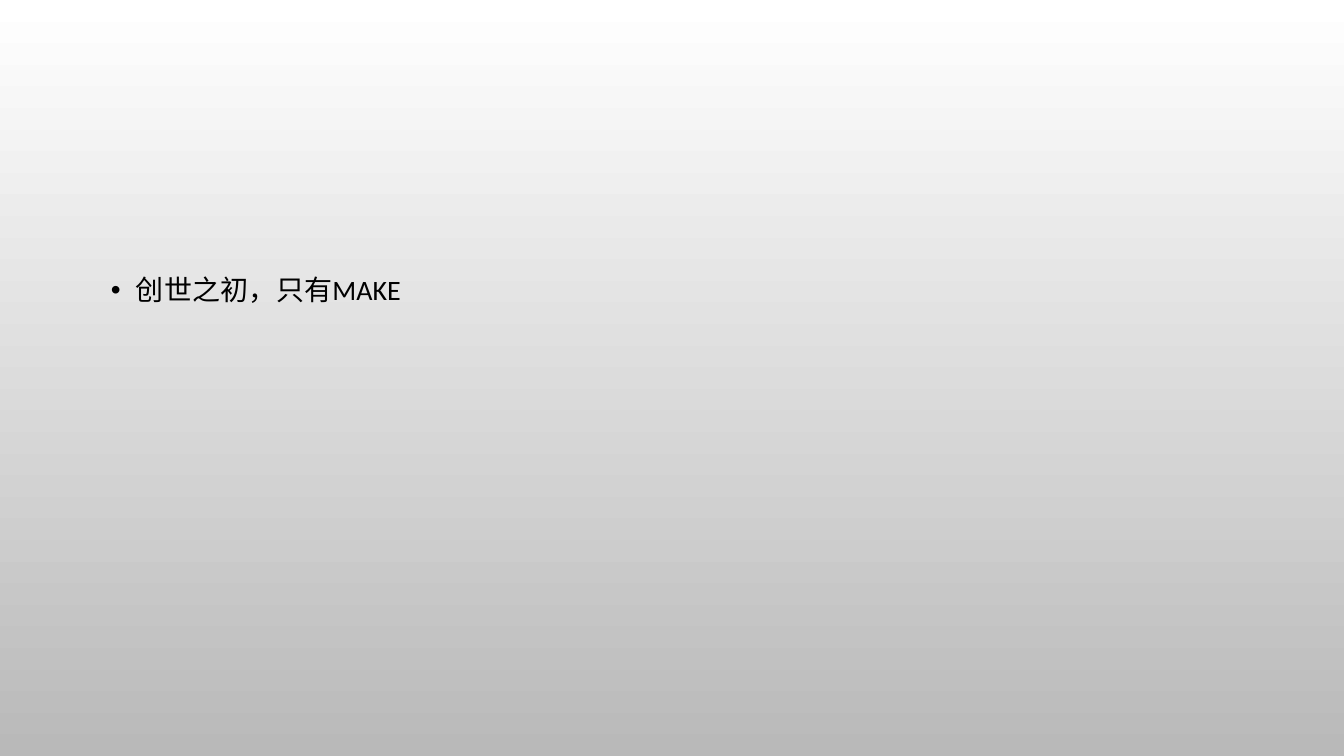
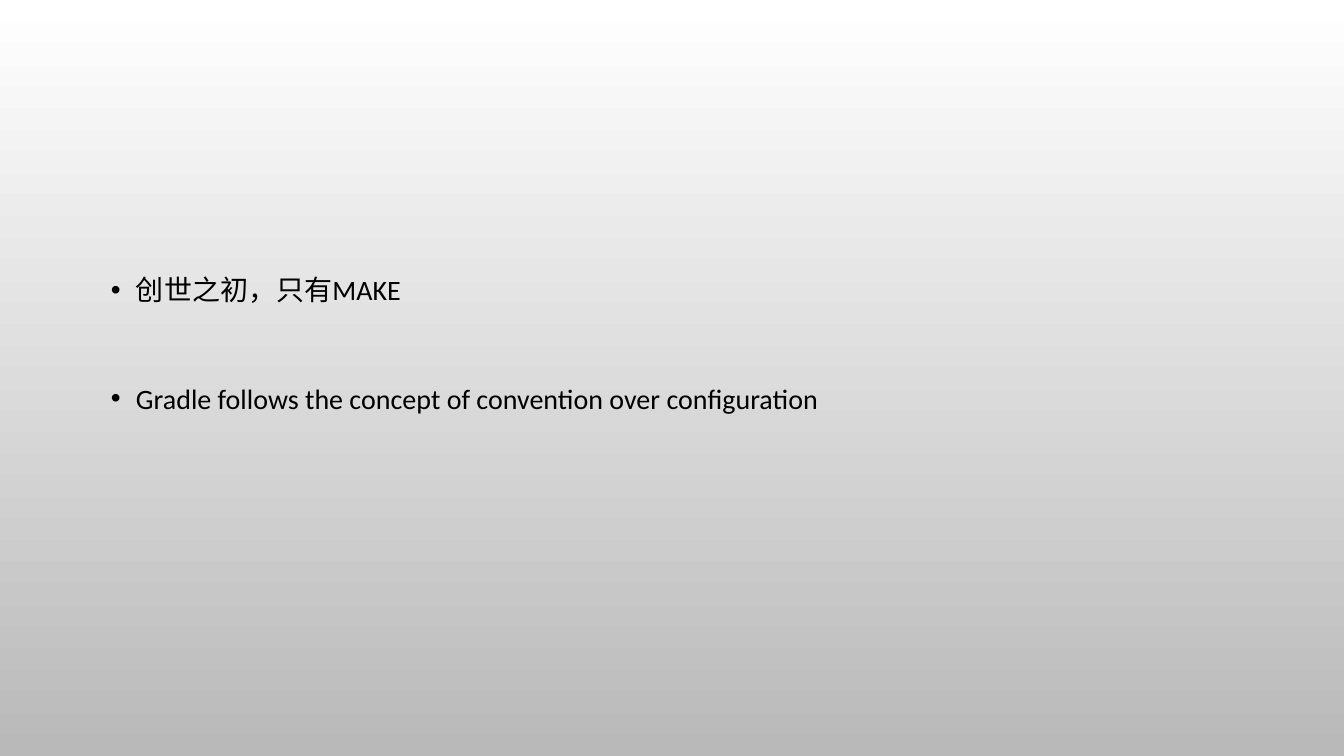
Before and after one commit to JohnDannl/HelloGradle, a slide deck: slide 2 of Gradle.pptx. Drawn at 1344x756 pixels with LibreOffice and Linux fonts; fonts in the diff are those of the drawing; background and template pictures are left out. Boxes give left, top, right and bottom in pixels: in the first picture for what was removed or moved away, otherwise in the second. Text is boxed around its words. In the diff, an @@ line names an element or a change of style, - is before the commit and + after.

```diff
--- a/Gradle.pptx
+++ b/Gradle.pptx
@@ text at <box>136,389,818,414</box>: paragraph added @@
+• Gradle follows the concept of convention over configuration
```
Also in this commit, not shown: 2 other slides changed, 3 slides added, 2 other files.
